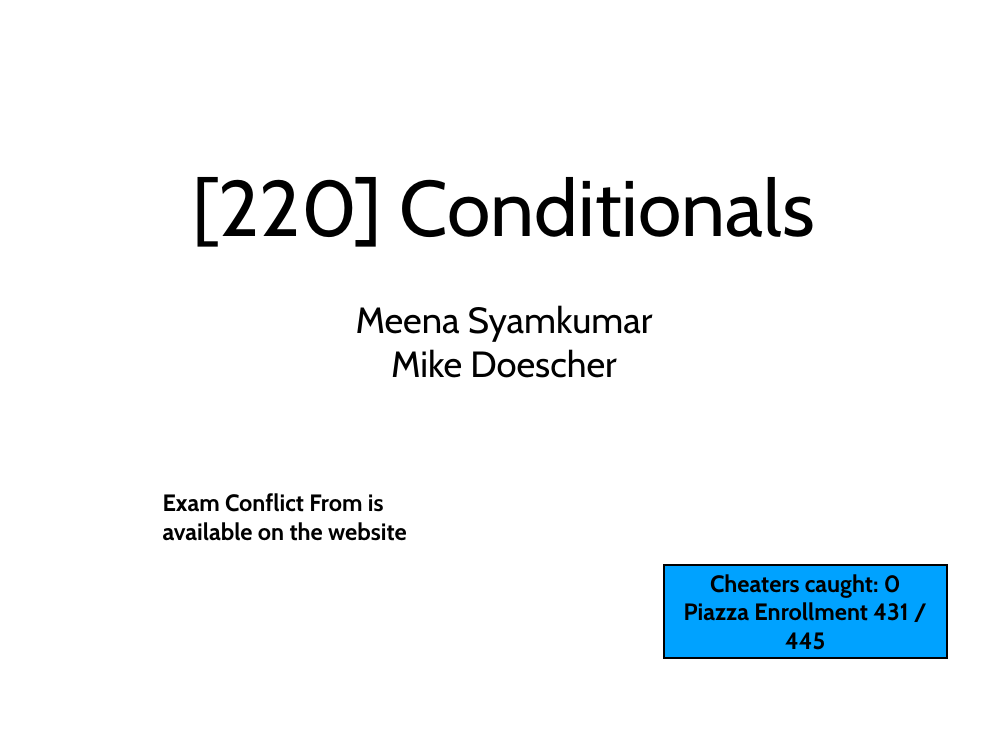
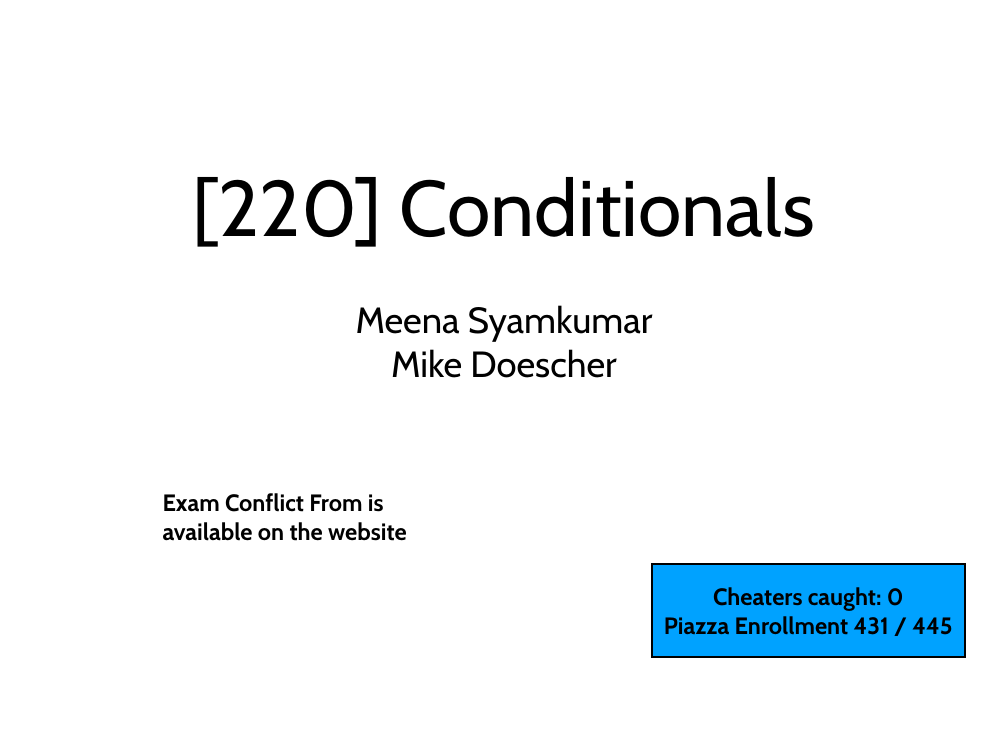
Before and after one commit to rogersjeffreyl/caraza-harter-com, a slide deck: slide 1 of tyler/meena/cs220/s20/materials/lec_09_S20.ppt. Drawn at 1008x756 pixels with LibreOffice and Linux fonts; fonts in the diff are those of the drawing. Boxes give left, top, right and bottom in pixels: in the first picture for what was removed or moved away, otherwise in the second. Text is boxed around its words. In the diff, an @@ line names an element or a change of style, - is before the commit and + after.

Commit message:
Updating lec 09 slides

```diff
--- a/tyler/meena/cs220/s20/materials/lec_09_S20.ppt
+++ b/tyler/meena/cs220/s20/materials/lec_09_S20.ppt
@@ rectangle "Cheaters caught: 0": place and size @@
-rectangle "Cheaters caught: 0" at [663,565,947,658]
+rectangle "Cheaters caught: 0" at [651,564,965,657]
```
Also in this commit, not shown: 1 other file.
